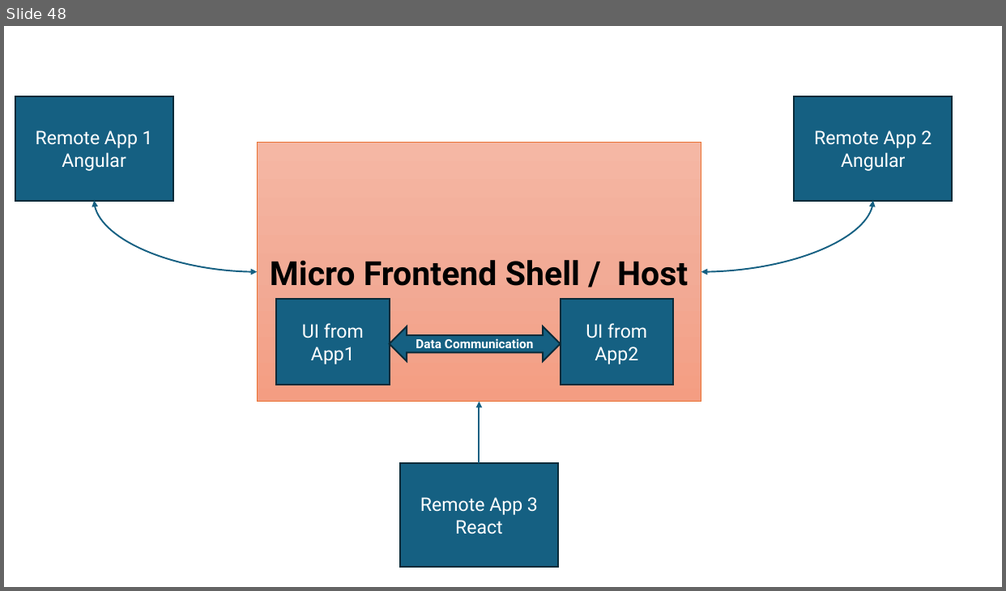
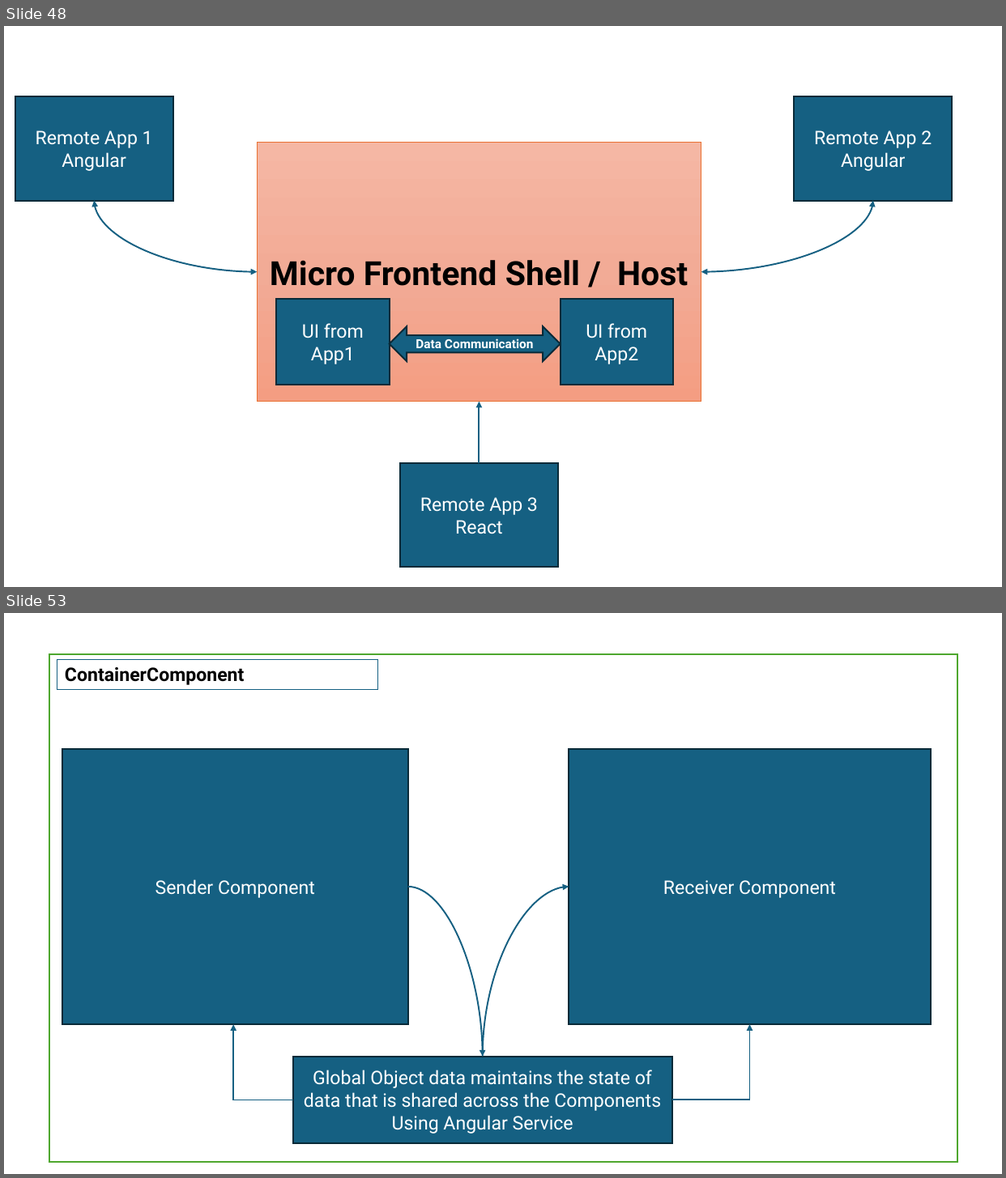
Before and after one commit to maheshsabnis/ng17guard, a slide deck: my-ng-app/Angular_Training_Images.pptx. Shown one above the other, each under a label of ours: slide 48 before the commit, slides 48 and 53 after it; the slides between them are not shown. The pictures are 1006x591 and 1006x1178 pixels, drawn with LibreOffice and Linux fonts; fonts in the diff are those of the drawing. Boxes give left, top, right and bottom in pixels: in the first picture for what was removed or moved away, otherwise in the second. Text is boxed around its words. In the diff, an @@ line names an element or a change of style, - is before the commit and + after.

```diff
--- a/my-ng-app/Angular_Training_Images.pptx
+++ b/my-ng-app/Angular_Training_Images.pptx
@@ slide 53 added at <box>4,613,1002,1174</box>, background #FFFFFF @@
@@ rectangle added at <box>49,655,957,1163</box>, fill #FFFFFF, outline #4EA72E 1.5 pt @@
@@ rectangle added at <box>57,659,377,689</box>, outline #156082 0.75 pt, 18 pt, text #000000, bold @@
+ContainerComponent
@@ rectangle added at <box>62,748,408,1024</box>, fill #156082, outline #092A39 1.5 pt, 18 pt, text #FFFFFF @@
+Sender Component
@@ rectangle added at <box>569,748,931,1024</box>, fill #156082, outline #092A39 1.5 pt, 18 pt, text #FFFFFF @@
+Receiver Component
@@ curved arrow added from (408, 887) to (483, 1057), #156082 1.5 pt @@
@@ curved arrow added from (483, 1057) to (569, 887), #156082 1.5 pt @@
@@ elbow arrow added from (293, 1101) to (233, 1024), #156082 1.5 pt @@
@@ elbow arrow added from (672, 1101) to (750, 1024), #156082 1.5 pt @@
@@ rectangle added at <box>293,1057,671,1144</box>, fill #156082, outline #092A39 1.5 pt, 18 pt, text #FFFFFF @@
+Global Object data maintains the state of data that is shared across the Components
+Using Angular Service
```
Also in this commit, not shown: 5 other slides added, 1 other file.
